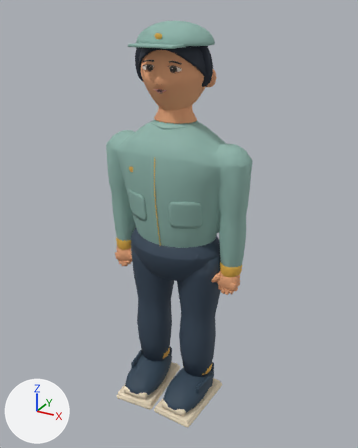
What one commit did to the glTF model models/atrium/residents/he-master.glb.
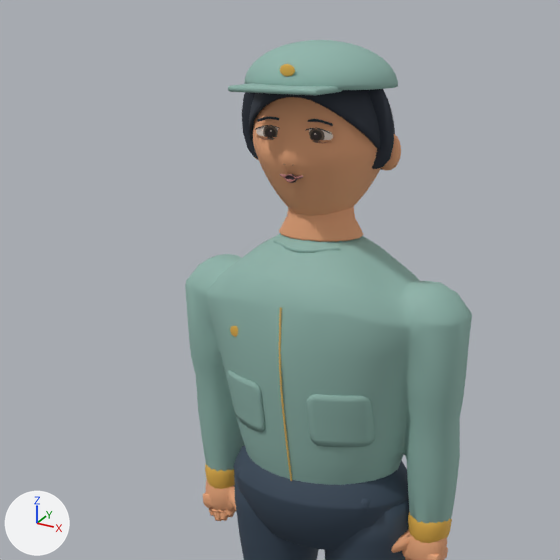
There are two pictures of each version: one whole from a 50 mm camera at (0.974, -1.741, 1.752) aimed at (0.023, -0.013, 0.888), one close up on the part from 3% to 83% of the width and 0% to 64% of the height. Every picture has the same lights, and +X, +Y and +Z are marked at lower left. The first two pictures are the older version. Where no turn or scale is listed for an object, it has been applied to the vertices.

The first close-up shows 'HeadPivot_Surface', 'SkinnedArticulationCore', 'VisualRoot_Surface' and 3 more.
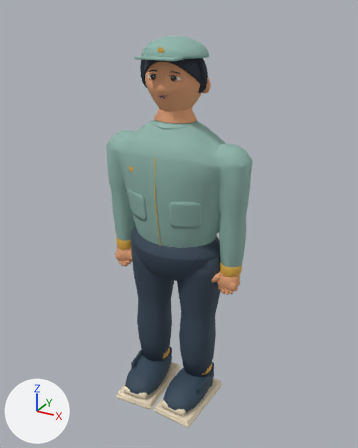
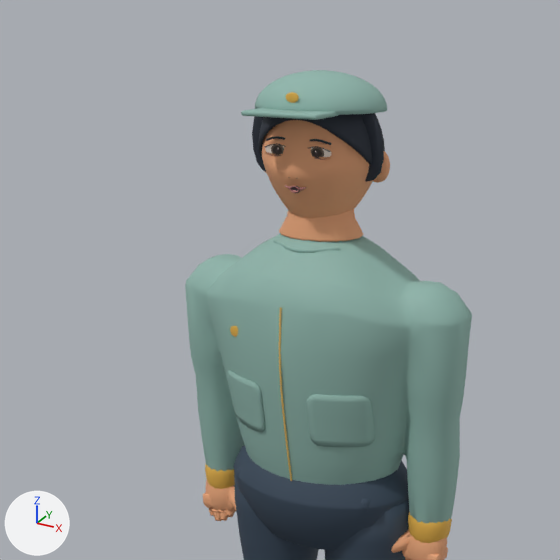
ob_headpivot is not drawn itself; it is the parent of ob_browpivot__1, ob_browpivot_1, ob_eyepivot__1, ob_eyepivot_1, ob_headpivot_surface, ob_mouthpivot.

Where the newer file only moved an object's origin or applied its transform, the numbers keep the older frame.

Location of each change, (x1, y1, x2, y2) in pixels of the close-ups (560 x 560 px):
'HeadPivot_Surface', moved, rescaled (14% narrower, 16% shorter): before (228, 40, 401, 216); after (241, 70, 390, 218)
'MouthClosedPivot_Surface', moved, rescaled: before (279, 174, 304, 180); after (285, 185, 306, 191)

The edits, one by one:
Object 'HeadPivot' (ob_headpivot) moves from (0.0, 0.0, 1.516) to (0.0, 0.0, 1.486).
Object 'HeadPivot' (ob_headpivot) is rescaled from (0.623, 0.592, 0.589) to (0.543, 0.516, 0.513).
